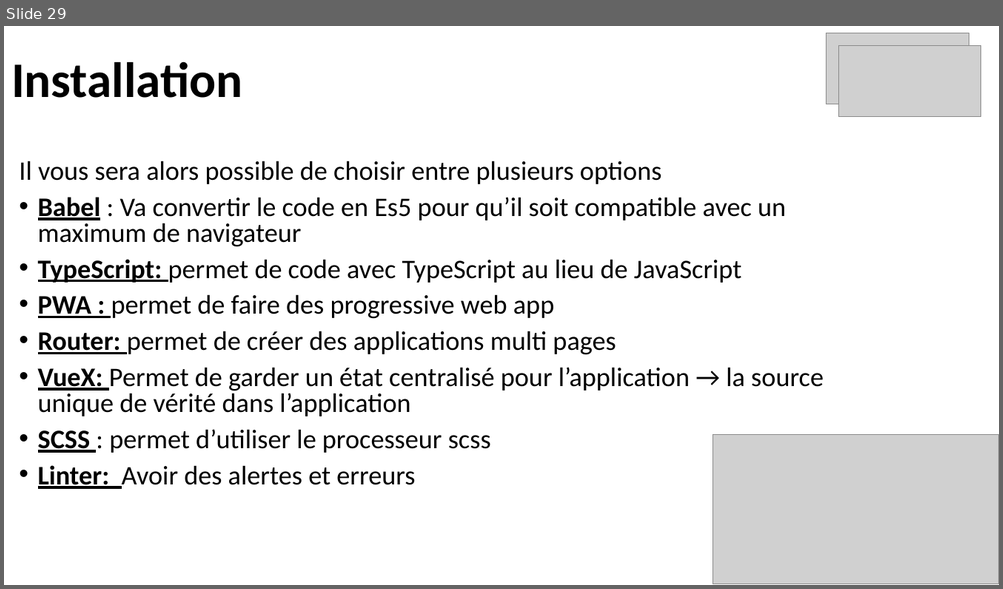
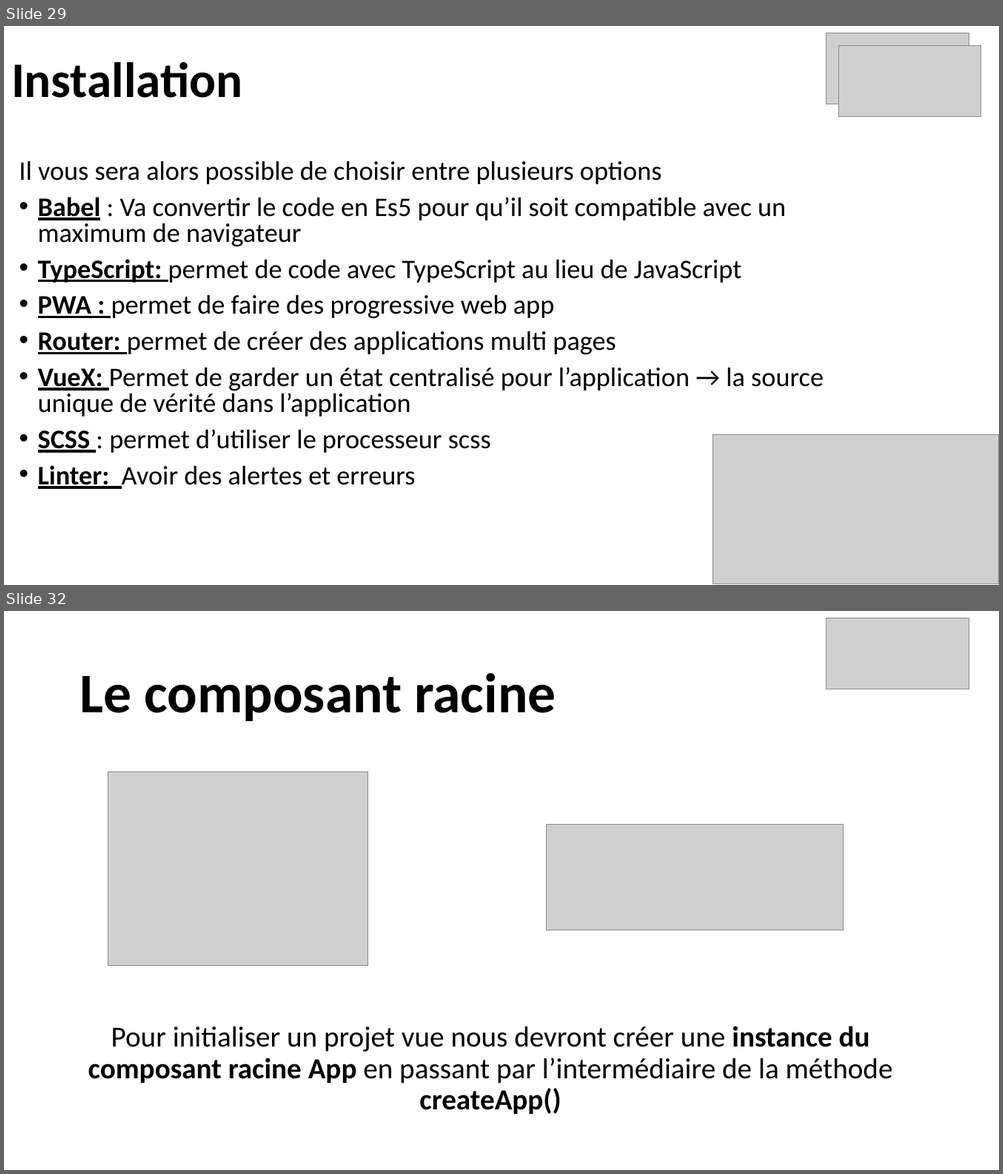
Before and after one commit to ArMb57/vueJs, a slide deck: cours.pptx. Shown one above the other, each under a label of ours: slide 29 before the commit, slides 29 and 32 after it; the slides between them are not shown. The pictures are 1003x589 and 1003x1174 pixels, drawn with LibreOffice and Linux fonts; fonts in the diff are those of the drawing; grey boxes stand for pictures. Boxes give left, top, right and bottom in pixels: in the first picture for what was removed or moved away, otherwise in the second. Text is boxed around its words. In the diff, an @@ line names an element or a change of style, - is before the commit and + after.

```diff
--- a/cours.pptx
+++ b/cours.pptx
@@ slide 32 added at [4,611,999,1170], background #FFFFFF @@
@@ picture added at [826,618,969,689] @@
@@ title added at [79,673,555,721], 54 pt, text #000000, bold @@
+Le composant racine
@@ picture added at [108,772,367,966] @@
@@ picture added at [546,824,843,931] @@
@@ text added at [88,1026,893,1114], 28 pt, text #000000 @@
+Pour initialiser un projet vue nous devront créer une instance du composant racine App en passant par l’intermédiaire de la méthode createApp()
```
Also in this commit, not shown: 49 other slides added.
